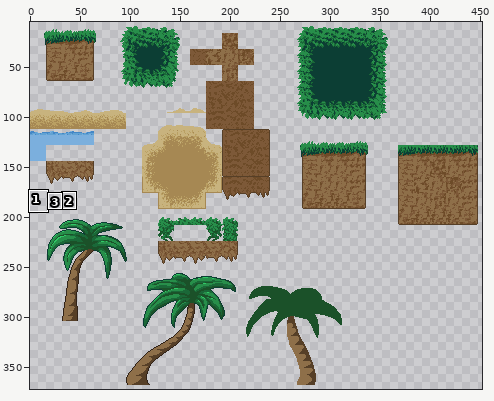
Pixel-art file, stored at assets/tilesets/Tilemap_Set.aseprite. The picture above shows the old version from afar; the outline marks the close-up.
Close-up. Before:
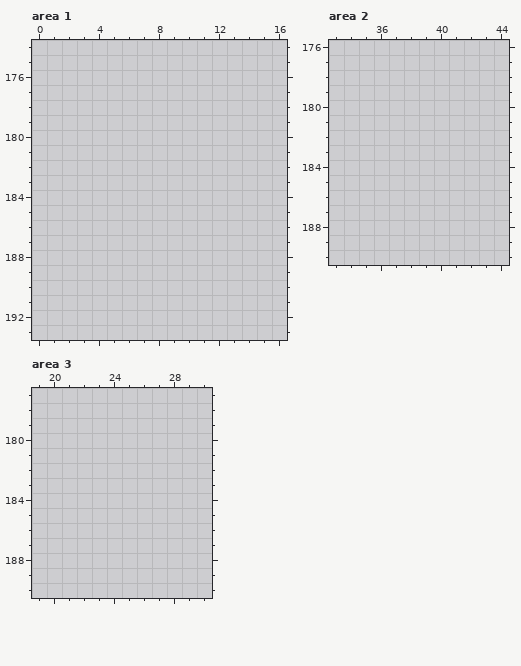
512x512 pixels, 1 frame. Colours within 5 levels of each other are drawn and written as one. Shown: area 1: x 0..16, y 174..193; area 2: x 33..44, y 176..190; area 3: x 19..30, y 177..190. The wide view leaves out empty margins. The commit also changed other parts of the picture, which this record leaves out.
Now the later version:
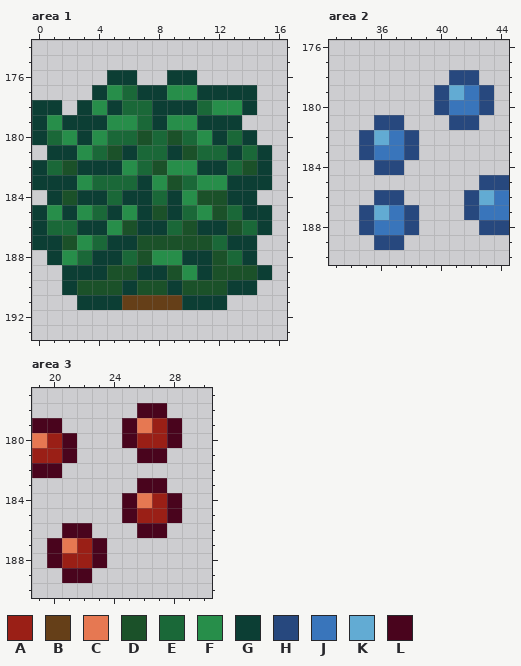
Palette (. is transparent): A #9a1f16  B #653f18  C #e67852  D #1b5129  E #1a6838  F #278e4a  G #0c3e34  H #27487e  J #3975bb  K #62abd3  L #49041d
From old to new:
--- area 1, layer "Layer 1"
@@ x 0..16 @@
 175 .................
-176 .................
-177 .................
-178 .................
-179 .................
-180 .................
-181 .................
-182 .................
-183 .................
-184 .................
-185 .................
-186 .................
-187 .................
-188 .................
-189 .................
-190 .................
-191 .................
+176 .....GG..GG......
+177 ....GFEGGFFGGGG..
+178 GG.GFGEEGGGEFFG..
+179 GFGGGFFEGFFGGG...
+180 GEFGFEEDEDEFGEG..
+181 .GGFEDGEEGDEEGEG.
+182 GEDGGGFEDFFGGEDG.
+183 GGGFEEEGFDEFFGGG.
+184 .GDGGEGGEGFDDGG..
+185 GFGFEGFGDGEFDEGG.
+186 GEEGGFDGGEDGGDEG.
+187 GGDFEGGDDDDDEGG..
+188 .GFEGGEDFFGGDEG..
+189 ..GGGDDGGDFGDDDG.
+190 ..GDDDGDDGDDDGG..
+191 ...GGGBBBBGGG....
 192 .................
--- area 2, layer "Layer 1"
@@ x 33..44 @@
 177 ............
-178 ............
-179 ............
-180 ............
-181 ............
-182 ............
-183 ............
-184 ............
-185 ............
-186 ............
-187 ............
-188 ............
-189 ............
+178 ........HH..
+179 .......HKJH.
+180 .......HJJH.
+181 ...HH...HH..
+182 ..HKJH......
+183 ..HJJH......
+184 ...HH.......
+185 ..........HH
+186 ...HH....HKJ
+187 ..HKJH...HJJ
+188 ..HJJH....HH
+189 ...HH.......
 190 ............
--- area 3, layer "Layer 1"
@@ x 19..30 @@
 177 ............
-178 ............
-179 ............
-180 ............
-181 ............
-182 ............
-183 ............
-184 ............
-185 ............
-186 ............
-187 ............
-188 ............
-189 ............
+178 .......LL...
+179 LL....LCAL..
+180 CAL...LAAL..
+181 AAL....LL...
+182 LL..........
+183 .......LL...
+184 ......LCAL..
+185 ......LAAL..
+186 ..LL...LL...
+187 .LCAL.......
+188 .LAAL.......
+189 ..LL........
 190 ............
Boxes around the changes in both close-ups, in picture pixels (x1, y1, x2, y2):
added: (32, 70, 272, 310)
added: (359, 70, 509, 250)
added: (32, 403, 182, 583)
